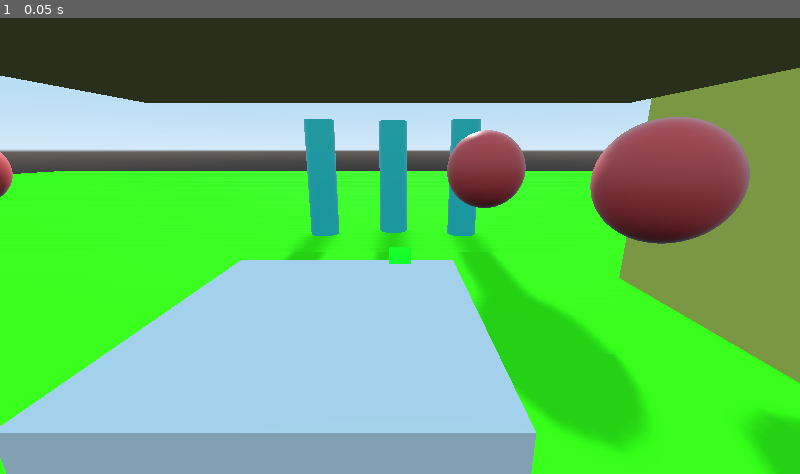
Above: before the commit, frame 1.
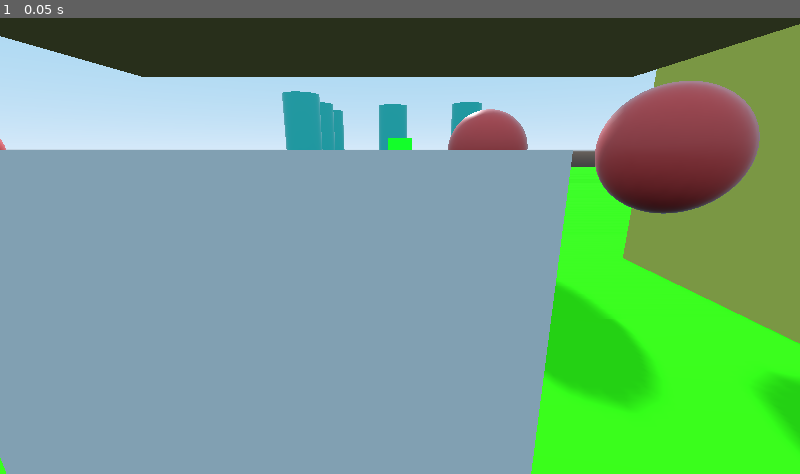
Above: after the commit, the same moment.

Repository: binaryorange/ECC
Game: Godot game, scene res://Testing.tscn
Same seed, same stepped clock (60 frames per second), same inputs: the game is played once before the commit and once after it.
Inputs:
- Up to frame 1 (0.05 s): no input

The runs differ from the first frame. In frame 1, 60% of the frame differs, in the area x 0-100%, y 1-100%.

Commit message:
Enhanced SpringArm action
Enhanced the funcionatlity of my so-called "SpringArm".  Target will now automatically move forward and backwards dependent on the value of the xGimbal, thus allowing proper clipping when the player is going under geometry with the camera pointing down at them.

Diff:
--- a/CameraController.gd
+++ b/CameraController.gd
@@ -21,6 +21,14 @@
 # this multiplies the current clip camera's clip offset.
 # change this if you'd like it clip in closer, further away, or even BACKWARDS.
 export (float) var ClipDistanceMultiplier = 1.15
+
+# we use this to modify the exact distance the target will move when clipping.
+# helps ensure that we still clip accurately in tight spots.
+export (float) var SpringArmDistanceMultiplier = 0.1
+
+# we will move the camera's target back to 0 if we exceed this value in the xGimbal's
+# x rotation value.  Useful to ensure accurate clipping when looking down at the player.
+export (float) var LookUpAngleThreshold = -20
 
 # the minimum camera angle limit (default is -70)
 export (float) var MinCameraAngleLimit = -70
@@ -129,8 +137,6 @@
 		zoom += 1
 		if zoom > 2:
 			zoom = 0
-
-		print(str(clipcam_distance_array[zoom]))
 
 func _update_camera():
 	# store the current ClipCamera
@@ -155,14 +161,24 @@
 			viewCam.transform.origin.z = clipcam_target_distance_array[zoom] + clipcam_distance_array[zoom] - clip_offset * ClipDistanceMultiplier
 
 
-	# if we are at a zoom level greater than 0, calculare the distance from the camera to the player,
+	# if we are at a zoom level greater than 0, calculate the distance from the camera to the player,
 	# then subtract that distance divided by 2 from the camera's local z position to treat the
 	# camera target like a spring.
 	if zoom > 0:
 
 		var distance_from_player = (viewCam.global_transform.origin - get_parent().global_transform.origin)
-		if clip_offset > 0:
-			current_clip_cam.get_parent().transform.origin.z = viewCam.transform.origin.z - distance_from_player.length()/2
+
+		# if we are rotating up, move the target forward to a max value of 0 so that if the player goes under any overhanging geometry,
+		# we will clip through as expected.
+		if x_rot < LookUpAngleThreshold:
+			current_clip_cam.get_parent().transform.origin.z = clipcam_target_distance_array[zoom] + x_rot/2
+			if current_clip_cam.get_parent().transform.origin.z <= 0:
+				current_clip_cam.get_parent().transform.origin.z = 0
+			current_clip_cam.transform.origin.z = clipcam_target_distance_array[zoom] + clipcam_distance_array[zoom]
+		elif clip_offset > 0:
+
+			current_clip_cam.get_parent().transform.origin.z = viewCam.transform.origin.z - distance_from_player.length() * SpringArmDistanceMultiplier
+
 			current_clip_cam.transform.origin.z = clipcam_target_distance_array[zoom] + clipcam_distance_array[zoom]
 		else:
 
@@ -180,25 +196,39 @@
 		get_node(cam_array[0]).set_clip_to_bodies(true)
 		get_node(cam_array[1]).set_clip_to_bodies(false)
 		get_node(cam_array[2]).set_clip_to_bodies(false)
+
+		get_node(cam_array[0]).get_parent().visible = true
+		get_node(cam_array[1]).get_parent().visible = false
+		get_node(cam_array[2]).get_parent().visible = false
+
 		print(get_node(cam_array[0]).name + ": Clipping set to: " + str(get_node(cam_array[0]).is_clip_to_bodies_enabled()))
+
 
 	elif zoom == 1 and !get_node(cam_array[1]).is_clip_to_bodies_enabled():
 		get_node(cam_array[0]).set_clip_to_bodies(false)
 		get_node(cam_array[1]).set_clip_to_bodies(true)
 		get_node(cam_array[2]).set_clip_to_bodies(false)
+
+		get_node(cam_array[0]).get_parent().visible = false
+		get_node(cam_array[1]).get_parent().visible = true
+		get_node(cam_array[2]).get_parent().visible = false
 		print(get_node(cam_array[1]).name + ": Clipping set to: " + str(get_node(cam_array[1]).is_clip_to_bodies_enabled()))
 
 	elif zoom == 2 and !get_node(cam_array[2]).is_clip_to_bodies_enabled():
 		get_node(cam_array[0]).set_clip_to_bodies(false)
 		get_node(cam_array[1]).set_clip_to_bodies(false)
 		get_node(cam_array[2]).set_clip_to_bodies(true)
+
+		get_node(cam_array[0]).get_parent().visible = false
+		get_node(cam_array[1]).get_parent().visible = false
+		get_node(cam_array[2]).get_parent().visible = true
 		print(get_node(cam_array[2]).name + ": Clipping set to: " + str(get_node(cam_array[2]).is_clip_to_bodies_enabled()))
 
 func _switch_camera():
 	if Input.is_action_just_pressed("switch_camera_to_debug"):
 		# flip the bool
 		isDebugCameraActive = !isDebugCameraActive
-		get_parent().get_node("DebugCamera").current = isDebugCameraActive
+		get_node("XGimbal/DebugCamera").current = isDebugCameraActive
 
 		# flip it back here...
 		viewCam.current = !isDebugCameraActive
--- a/TestPlayer.tscn
+++ b/TestPlayer.tscn
@@ -81,6 +81,9 @@
 cam_array = [ NodePath("XGimbal/CamTarget1/ClipCam1"), NodePath("XGimbal/CamTarget2/ClipCam2"), NodePath("XGimbal/CamTarget3/ClipCam3") ]
 ViewCam = NodePath("XGimbal/ViewCam")
 ClipDistanceMultiplier = 1.5
+SpringArmDistanceMultiplier = 0.3
+LookUpAngleThreshold = 0.0
+MaxCameraAngleLimit = 42.5
 EnablePullAheadSmoothing = true
 PullAheadSmoothingWeight = 0.2
 
@@ -88,7 +91,7 @@
 transform = Transform( -1, 0, -3.25841e-007, 0, 1, 0, 3.25841e-007, 0, -1, 0, 0, 0 )
 
 [node name="ViewCam" type="Camera" parent="YGimbal/XGimbal"]
-transform = Transform( 1, 0, 0, 0, 0.965926, 0.258819, 0, -0.258819, 0.965926, 0, 3, 4 )
+transform = Transform( 1, 0, 0, 0, 0.965926, 0.258819, 0, -0.258819, 0.965926, 0, 2, 4 )
 current = true
 
 [node name="MeshInstance" type="MeshInstance" parent="YGimbal/XGimbal/ViewCam"]
@@ -114,13 +117,13 @@
 material/0 = SubResource( 6 )
 
 [node name="CamTarget2" type="Spatial" parent="YGimbal/XGimbal"]
-transform = Transform( 1, 0, 0, 0, 1, 0, 0, 0, 1, 0, 2, 6 )
+transform = Transform( 1, 0, 0, 0, 1, 0, 0, 0, 1, 0, 2, 5 )
 __meta__ = {
 "_edit_group_": true
 }
 
 [node name="ClipCam2" type="ClippedCamera" parent="YGimbal/XGimbal/CamTarget2"]
-transform = Transform( 1, 0, 0, 0, 1, 0, 0, 0, 1, 0, 0, 1 )
+transform = Transform( 1, 0, 0, 0, 1, 0, 0, 0, 1, 0, 0, 2 )
 doppler_tracking = 1
 process_mode = 1
 
@@ -130,13 +133,13 @@
 material/0 = null
 
 [node name="CamTarget3" type="Spatial" parent="YGimbal/XGimbal"]
-transform = Transform( 1, 0, 0, 0, 1, 0, 0, 0, 1, 0, 2, 12 )
+transform = Transform( 1, 0, 0, 0, 1, 0, 0, 0, 1, 0, 2, 10 )
 __meta__ = {
 "_edit_group_": true
 }
 
 [node name="ClipCam3" type="ClippedCamera" parent="YGimbal/XGimbal/CamTarget3"]
-transform = Transform( 1, 0, 0, 0, 1, 0, 0, 0, 1, 0, 0, 1 )
+transform = Transform( 1, 0, 0, 0, 1, 0, 0, 0, 1, 0, 0, 2 )
 doppler_tracking = 1
 process_mode = 1
 
@@ -145,5 +148,5 @@
 mesh = SubResource( 10 )
 material/0 = null
 
-[node name="DebugCamera" type="Camera" parent="."]
-transform = Transform( -4.37114e-008, 0, 1, 0, 1, 0, -1, 0, -4.37114e-008, 14, 3, 8 )
+[node name="DebugCamera" type="Camera" parent="YGimbal/XGimbal"]
+transform = Transform( -2.8213e-007, 0, -1, 0, 1, 0, 1, 0, -2.8213e-007, -16.81, 3, 1 )
--- a/Testing.tscn
+++ b/Testing.tscn
@@ -182,3 +182,23 @@
 
 [node name="CollisionShape" type="CollisionShape" parent="Cylinder3/Cylinder"]
 shape = SubResource( 10 )
+
+[node name="Cylinder4" type="MeshInstance" parent="."]
+transform = Transform( 1, 0, 0, 0, 4, 0, 0, 0, 1, 5, 4, 5 )
+mesh = SubResource( 9 )
+material/0 = null
+
+[node name="Cylinder" type="StaticBody" parent="Cylinder4"]
+
+[node name="CollisionShape" type="CollisionShape" parent="Cylinder4/Cylinder"]
+shape = SubResource( 10 )
+
+[node name="Cylinder5" type="MeshInstance" parent="."]
+transform = Transform( 1, 0, 0, 0, 4, 0, 0, 0, 1, 5, 4, 13 )
+mesh = SubResource( 9 )
+material/0 = null
+
+[node name="Cylinder" type="StaticBody" parent="Cylinder5"]
+
+[node name="CollisionShape" type="CollisionShape" parent="Cylinder5/Cylinder"]
+shape = SubResource( 10 )
